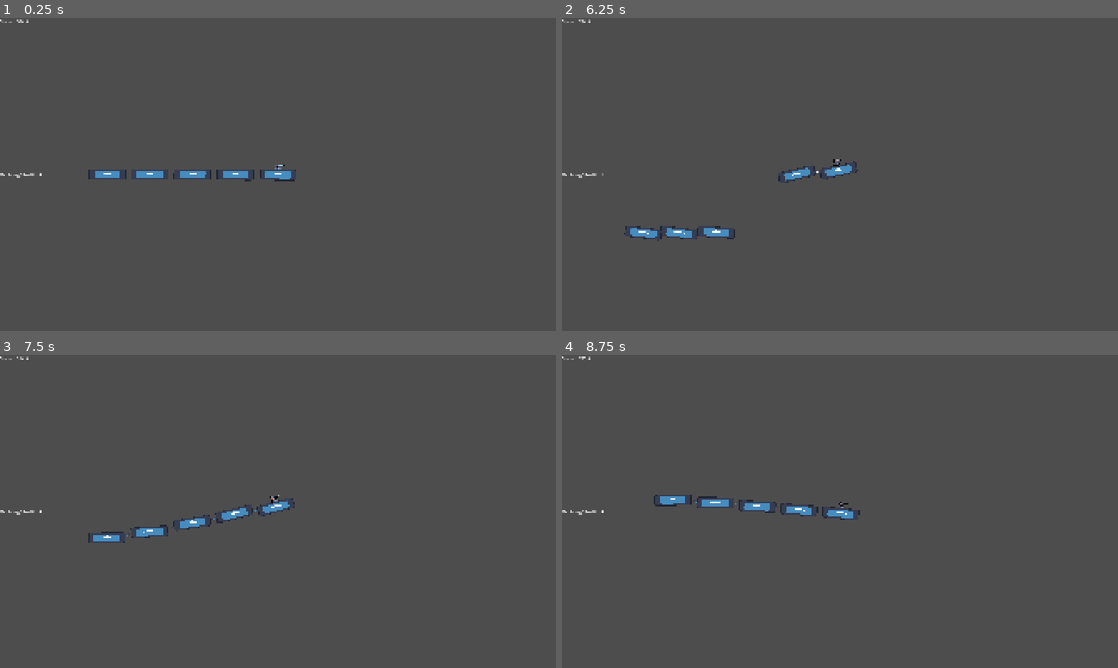
Above: before the commit, frames 1-4 (two rows, left to right).
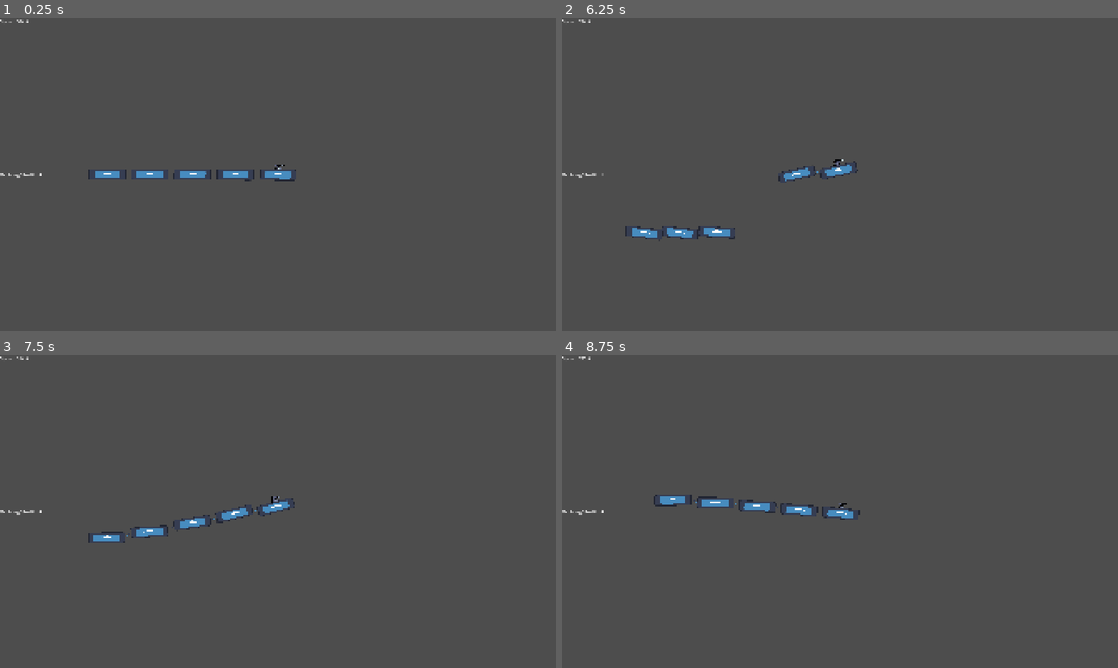
Above: after the commit, the same moments.

Repository: g3evorz/Gameseed-2026
Game: Godot game, scene res://Scenes/main.tscn
Two runs of this game, one before a commit and one after it. Both use one fixed random seed, a clock stepped at 60 frames per second and the inputs below. The engine's default icon, where the game draws it, is replaced by a stand-in: a white triangle on a blue panel in a dark square.
Inputs:
- Up to frame 1 (0.25 s): no input
- Up to frame 2 (6.25 s): tap Enter (ui_accept) at 0.5, 0.77, 1.52, 3.02, 3.77, 4.52, 6.02 s; hold E (shoot) 0.53-1.28 s; tap E (shoot) every 1.5 s from 1.35 to 5.85 s; hold E (shoot) 2.03-2.78 s; hold E (shoot) 3.53-4.28 s; hold E (shoot) 5.03-5.78 s
- Up to frame 3 (7.5 s): click "RETRY" at 6.5 s; tap Enter (ui_accept) at 7.25 s; hold E (shoot) from 7.28 s (still down)
- Up to frame 4 (8.75 s): tap Enter (ui_accept) at 7.52, 8.27 s; release E (shoot) at 8.03 s; tap E (shoot) at 8.1 s

The runs differ from the first frame. In frame 1, less than 0.1% of the frame differs, in the area x 49-51%, y 46-49%; in frame 2, 0.1%, in the area x 11-51%, y 45-72%; in frame 3, less than 0.1%; in frame 4, less than 0.1%.

Commit message:
Refined "Senjata" in kereta
Senjata has more realistic cone vision, can shoot automatically, can target automatically, and the head sprites follow the target.

Diff:
--- /dev/null
+++ b/Scenes/Components/Obstacle/enemy.gd
@@ -0,0 +1,16 @@
+extends StaticBody2D
+
+@export var max_hp: int = 30
+var current_hp: int
+
+func _ready():
+	current_hp = max_hp
+
+func take_damage(damage_amount: int):
+	current_hp -= damage_amount
+
+	if current_hp <= 0:
+		die()
+
+func die():
+	queue_free()
--- /dev/null
+++ b/Scenes/Components/Obstacle/object.tscn
@@ -0,0 +1,16 @@
+[gd_scene format=3 uid="uid://cpcua8add3i0a"]
+
+[ext_resource type="Script" uid="uid://cbmv173i77ke0" path="res://Scenes/Components/Obstacle/enemy.gd" id="1_tpear"]
+
+[sub_resource type="RectangleShape2D" id="RectangleShape2D_hlq78"]
+
+[node name="Object" type="StaticBody2D" unique_id=1192487518]
+scale = Vector2(4.1539445, 4.1539445)
+collision_layer = 6
+collision_mask = 3
+script = ExtResource("1_tpear")
+
+[node name="Sprite2D" type="Sprite2D" parent="." unique_id=1060150501]
+
+[node name="CollisionShape2D" type="CollisionShape2D" parent="." unique_id=1518009490]
+shape = SubResource("RectangleShape2D_hlq78")
--- a/Scenes/Components/Weapon/Pulse/pulseBody.tscn
+++ b/Scenes/Components/Weapon/Pulse/pulseBody.tscn
@@ -2,19 +2,38 @@
 
 [ext_resource type="Script" uid="uid://w360yirgsaq0" path="res://Script/Weapon/Pulse/pulseBody.gd" id="1_lgxuk"]
 [ext_resource type="Texture2D" uid="uid://nnh6nwg2khm5" path="res://Assets/Turret/Turret (15).png" id="1_w7a4c"]
-[ext_resource type="PackedScene" uid="uid://qn82weha1dnc" path="res://Scenes/Components/Weapon/Pulse/pulseBullet.tscn" id="2_5dexo"]
+[ext_resource type="PackedScene" uid="uid://b2434knylnpe6" path="res://Scenes/Components/Weapon/Pulse/pulse_bullet.tscn" id="2_1ll14"]
+[ext_resource type="PackedScene" uid="uid://bsgk5fq18supq" path="res://Scenes/Components/radarArea.tscn" id="4_1ll14"]
 
 [node name="PulseBody" type="Node2D" unique_id=1654954871]
 script = ExtResource("1_lgxuk")
-bullet_scene = ExtResource("2_5dexo")
+bullet_scene = ExtResource("2_1ll14")
+fire_rate = 1.0
 
-[node name="Sprite2D" type="Sprite2D" parent="." unique_id=757923511]
+[node name="BaseSprite" type="Sprite2D" parent="." unique_id=757923511]
+texture = ExtResource("1_w7a4c")
+centered = false
+offset = Vector2(-13.605, -10.775)
+region_enabled = true
+region_rect = Rect2(0, 14.078209, 40, 10.921791)
+
+[node name="Head" type="Node2D" parent="." unique_id=1992742557]
+
+[node name="HeadSprite" type="Sprite2D" parent="Head" unique_id=1406440824]
 texture = ExtResource("1_w7a4c")
 centered = false
 offset = Vector2(-13.605, -25.055)
+region_enabled = true
+region_rect = Rect2(0, 0, 40, 14.870859)
 
-[node name="Muzzle" type="Marker2D" parent="." unique_id=782497331]
+[node name="Muzzle" type="Marker2D" parent="Head" unique_id=782497331]
 position = Vector2(23.91, -18.44)
 gizmo_extents = 0.0
 
 [node name="Timer" type="Timer" parent="." unique_id=1883995126]
+
+[node name="RadarArea" parent="." unique_id=363232625 instance=ExtResource("4_1ll14")]
+position = Vector2(24, -18)
+
+[connection signal="body_entered" from="RadarArea" to="." method="_on_radar_area_body_entered"]
+[connection signal="body_exited" from="RadarArea" to="." method="_on_radar_area_body_exited"]
--- a/Scenes/Components/Weapon/Pulse/pulseBullet.tscn
+++ /dev/null
@@ -1,28 +0,0 @@
-[gd_scene format=3 uid="uid://qn82weha1dnc"]
-
-[ext_resource type="Script" uid="uid://lf3x2jbh43df" path="res://Script/Weapon/Pulse/pulseBullet.gd" id="1_sdcfi"]
-[ext_resource type="Texture2D" uid="uid://bjqmutlvg887t" path="res://Assets/Laser/Warped shooting fx files/Assets/Pixelart/charged/sprites/charged5.png" id="5_a6xg0"]
-
-[sub_resource type="RectangleShape2D" id="RectangleShape2D_5w2sr"]
-
-[node name="PulseBullet" type="Node2D" unique_id=1458278529]
-
-[node name="Area2D" type="Area2D" parent="." unique_id=1893027402]
-collision_layer = 4
-collision_mask = 3
-script = ExtResource("1_sdcfi")
-
-[node name="RayCast2D" type="RayCast2D" parent="Area2D" unique_id=1537096549]
-target_position = Vector2(2000, 0)
-
-[node name="Sprite2D" type="Sprite2D" parent="Area2D" unique_id=1401197467]
-position = Vector2(0, 23.975)
-texture = ExtResource("5_a6xg0")
-centered = false
-offset = Vector2(0, -48.125)
-
-[node name="CollisionShape2D" type="CollisionShape2D" parent="Area2D" unique_id=456755171]
-position = Vector2(3.9999998, 0.99999994)
-rotation = 1.5707964
-scale = Vector2(1e-05, 1e-05)
-shape = SubResource("RectangleShape2D_5w2sr")
--- /dev/null
+++ b/Scenes/Components/Weapon/Pulse/pulse_bullet.tscn
@@ -0,0 +1,24 @@
+[gd_scene format=3 uid="uid://b2434knylnpe6"]
+
+[ext_resource type="Script" uid="uid://lf3x2jbh43df" path="res://Script/Weapon/Pulse/pulseBullet.gd" id="1_ng0jn"]
+[ext_resource type="Texture2D" uid="uid://bjqmutlvg887t" path="res://Assets/Laser/Warped shooting fx files/Assets/Pixelart/charged/sprites/charged5.png" id="2_voauv"]
+
+[sub_resource type="RectangleShape2D" id="RectangleShape2D_5w2sr"]
+
+[node name="PulseBullet" type="Area2D" unique_id=1809385889]
+collision_layer = 4
+collision_mask = 4
+script = ExtResource("1_ng0jn")
+
+[node name="CollisionShape2D" type="CollisionShape2D" parent="." unique_id=1784169073]
+shape = SubResource("RectangleShape2D_5w2sr")
+
+[node name="RayCast2D" type="RayCast2D" parent="." unique_id=1102296532]
+target_position = Vector2(2000, 0)
+collision_mask = 4
+
+[node name="Sprite2D" type="Sprite2D" parent="." unique_id=165877115]
+position = Vector2(0, 23.975)
+texture = ExtResource("2_voauv")
+centered = false
+offset = Vector2(0, -48.125)
--- /dev/null
+++ b/Scenes/Components/radarArea.tscn
@@ -0,0 +1,8 @@
+[gd_scene format=3 uid="uid://bsgk5fq18supq"]
+
+[node name="RadarArea" type="Area2D" unique_id=363232625]
+collision_layer = 16
+collision_mask = 4
+
+[node name="CollisionPolygon2D" type="CollisionPolygon2D" parent="." unique_id=1825691972]
+polygon = PackedVector2Array(0, -1, 223, -99, 224, 83)
--- a/Scenes/main.tscn
+++ b/Scenes/main.tscn
@@ -1,10 +1,11 @@
 [gd_scene format=3 uid="uid://dcol80whnldwb"]
 
 [ext_resource type="PackedScene" uid="uid://dukt3ykblby48" path="res://Scenes/Components/kereta.tscn" id="1_bo1nx"]
-[ext_resource type="Script" uid="uid://c43l2tgw5vtty" path="res://Script/GameManager.gd" id="1_jjvhh"]
+[ext_resource type="Script" path="res://Script/GameManager.gd" id="1_jjvhh"]
 [ext_resource type="PackedScene" uid="uid://cuyokbbea850y" path="res://Scenes/Components/Worldborder.tscn" id="2_8gbba"]
 [ext_resource type="PackedScene" uid="uid://ciej1ht535fuo" path="res://Scenes/Components/Obstacle/platform.tscn" id="3_8gbba"]
 [ext_resource type="PackedScene" uid="uid://b2h0fb26gx8ox" path="res://Scenes/Components/Obstacle/wall.tscn" id="4_jjvhh"]
+[ext_resource type="PackedScene" uid="uid://cpcua8add3i0a" path="res://Scenes/Components/Obstacle/object.tscn" id="6_21xkr"]
 
 [node name="Main" type="Node2D" unique_id=1169577489]
 script = ExtResource("1_jjvhh")
@@ -30,7 +31,8 @@
 [node name="Wall" parent="." unique_id=335254042 instance=ExtResource("4_jjvhh")]
 position = Vector2(10844.999, 105)
 scale = Vector2(-1.2030928, -3.9479203)
-[node name="Platform3" parent="." unique_id=1957348218 instance=ExtResource("3_8gbba")]
+
+[node name="Platform5" parent="." unique_id=1957348218 instance=ExtResource("3_8gbba")]
 position = Vector2(1930, -230)
 
 [node name="CanvasLayer" type="CanvasLayer" parent="." unique_id=2120541488]
@@ -135,6 +137,21 @@
 theme_override_font_sizes/font_size = 40
 text = "EXIT"
 
+[node name="Object" parent="." unique_id=1192487518 instance=ExtResource("6_21xkr")]
+position = Vector2(1952, -284)
+
+[node name="Object2" parent="." unique_id=830675962 instance=ExtResource("6_21xkr")]
+position = Vector2(2216, -29)
+
+[node name="Object3" parent="." unique_id=378405500 instance=ExtResource("6_21xkr")]
+position = Vector2(2841, -26)
+
+[node name="Object4" parent="." unique_id=971647449 instance=ExtResource("6_21xkr")]
+position = Vector2(4517, -431)
+
+[node name="Object5" parent="." unique_id=1553031107 instance=ExtResource("6_21xkr")]
+position = Vector2(5156.9995, -430)
+
 [connection signal="pressed" from="CanvasLayer/GameOver/Retry" to="." method="_on_btn_restart_pressed"]
 [connection signal="pressed" from="CanvasLayer/PauseMenu/PauseLabel/VBoxContainer/Retry" to="." method="_on_btn_restart_pressed"]
 [connection signal="pressed" from="CanvasLayer/PauseMenu/PauseLabel/VBoxContainer/Exit" to="." method="_on_btn_quit_pressed"]
--- a/Script/Weapon/Pulse/pulseBody.gd
+++ b/Script/Weapon/Pulse/pulseBody.gd
@@ -1,10 +1,56 @@
 extends Node2D
 
 @export var bullet_scene: PackedScene
-@onready var muzzle = $Muzzle
 @export var fire_rate: float = 0.5
 
+@onready var head_pivot = $Head
+@onready var muzzle = $Head/Muzzle
+@onready var radar_collision = $RadarArea/CollisionPolygon2D
+
 var can_shoot: bool = true
+var daftar_target: Array[Node2D] = []
+
+func _ready():
+	_sesuaikan_ukuran_radar()
+
+func _sesuaikan_ukuran_radar():
+	var ukuran_layar = get_viewport_rect().size
+
+	# Menentukan jarak dan lebar pandangan berdasarkan layar
+	var jarak_pandang = ukuran_layar.x # Sejauh batas kanan layar
+	var lebar_pandang = ukuran_layar.y # Selebar atas-bawah layar
+
+	# Membuat wadah untuk titik-titik poligon
+	var titik_kerucut = PackedVector2Array()
+
+	# Titik 1: Pusat Turret (0,0)
+	titik_kerucut.append(Vector2(0, 0))
+
+	# Titik 2: Ujung Kanan Atas
+	titik_kerucut.append(Vector2(jarak_pandang, -lebar_pandang / 2.0))
+
+	# Titik 3: Ujung Kanan Bawah
+	titik_kerucut.append(Vector2(jarak_pandang, lebar_pandang / 2.0))
+
+	# Terapkan titik-titik tersebut ke node CollisionPolygon2D
+	radar_collision.polygon = titik_kerucut
+
+func _process(_delta):
+	_proses_auto_aim()
+
+func _proses_auto_aim():
+	daftar_target = daftar_target.filter(func(target): return is_instance_valid(target))
+
+	if daftar_target.size() > 0:
+		var target_sekarang = daftar_target[0]
+
+		# HANYA putar bagian HeadPivot ke arah target
+		head_pivot.look_at(target_sekarang.global_position)
+
+		shoot()
+	else:
+		# Kembalikan laras ke posisi istirahat (lurus) jika tidak ada target
+		head_pivot.rotation = 0
 
 func shoot():
 	if not can_shoot:
@@ -15,8 +61,24 @@
 	var bullet = bullet_scene.instantiate()
 	get_tree().current_scene.add_child(bullet)
 
+	# 1. Posisikan dan putar peluru TERLEBIH DAHULU
 	bullet.global_position = muzzle.global_position
 	bullet.global_rotation = muzzle.global_rotation
 
+	# 2. BARU SURUH PELURU MENEMBAK/MENGKALKULASI
+	bullet.fire()
+
 	await get_tree().create_timer(fire_rate).timeout
 	can_shoot = true
+
+# --- SINYAL DARI RADAR AREA ---
+func _on_radar_area_body_entered(body):
+	print("RADAR MENDETEKSI: ", body.name)
+	# Jika musuh masuk ke radar, tambahkan ke dalam antrean target
+	if not daftar_target.has(body):
+		daftar_target.append(body)
+
+func _on_radar_area_body_exited(body):
+	# Jika musuh keluar dari radar, hapus dari antrean
+	if daftar_target.has(body):
+		daftar_target.erase(body)
--- a/Script/Weapon/Pulse/pulseBullet.gd
+++ b/Script/Weapon/Pulse/pulseBullet.gd
@@ -6,9 +6,8 @@
 
 const SPRITE_NATIVE_WIDTH = 32.0
 
-func _ready():
-	# Karena root node (Area2D) sudah dirotasi oleh senjata,
-	# RayCast2D otomatis akan menembak ke arah sudut yang benar!
+# UBAH NAMA FUNGSI INI DARI _ready() MENJADI fire()
+func fire():
 	ray_cast.force_raycast_update()
 
 	var beam_length: float
@@ -16,27 +15,28 @@
 	if ray_cast.is_colliding():
 		var collision_point = ray_cast.get_collision_point()
 		beam_length = global_position.distance_to(collision_point)
+
+		var musuh = ray_cast.get_collider()
+
+		if musuh.has_method("take_damage"):
+			musuh.take_damage(10)
+		else:
+			print("Nabrak tembok/benda mati, abaikan.")
 	else:
-		# Menyesuaikan panjang maksimum sesuai target_position RayCast
 		beam_length = ray_cast.target_position.x
 
-	# Meregangkan visual (Sprite)
 	var required_scale_x = beam_length / SPRITE_NATIVE_WIDTH
 	sprite.scale.x = required_scale_x
 
-	# Meregangkan dan memposisikan collision (Area2D)
 	var shape = collision_shape.shape.duplicate() as RectangleShape2D
 
 	if shape:
 		shape.size.x = beam_length
 		collision_shape.position.x = beam_length / 2
-	# Terapkan shape yang sudah diduplikat dan diubah ukurannya kembali ke node
 		collision_shape.shape = shape
 		force_update_transform()
 	else:
-		# Ini akan muncul di panel Output jika Anda salah memilih bentuk di Inspector
-		print("ERROR: Bentuk collision bukan RectangleShape2D!")	# Hancurkan laser setelah 0.1 detik
+		print("ERROR: Bentuk collision bukan RectangleShape2D!")
+
 	await get_tree().create_timer(0.1).timeout
 	queue_free()
-
-# FUNGSI set_direction() SUDAH DIHAPUS
Not shown, added: Scenes/Components/Obstacle/enemy.gd.uid
Not shown, removed: Script/Kereta/Gerbong.gd.uid
